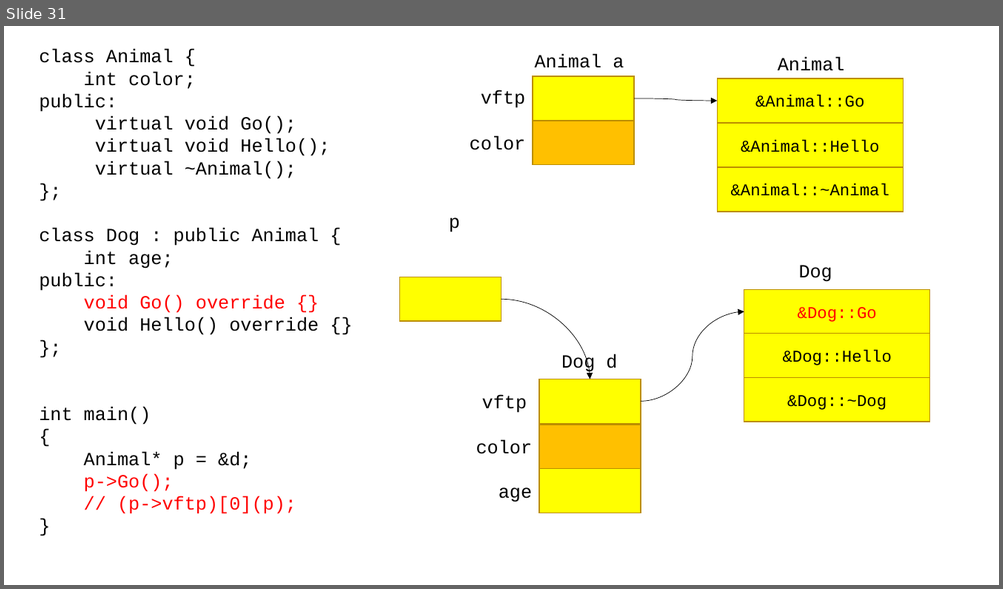
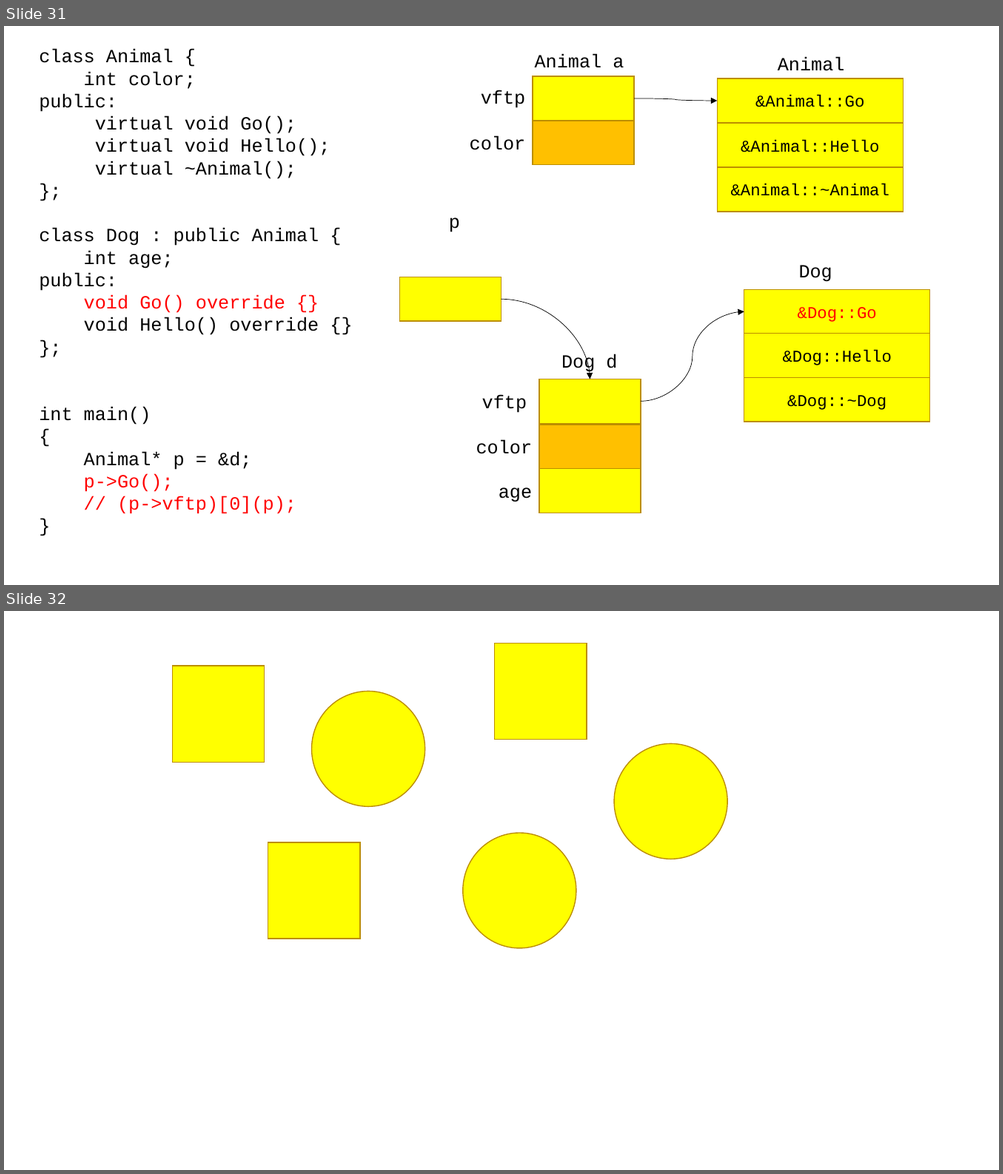
Before and after one commit to Seyoung9304/hyundai_swip, a slide deck: cpp/230223.pptx. Shown one above the other, each under a label of ours: slide 31 before the commit, slides 31 and 32 after it. The pictures are 1003x589 and 1003x1174 pixels, drawn with LibreOffice and Linux fonts; fonts in the diff are those of the drawing. Boxes give left, top, right and bottom in pixels: in the first picture for what was removed or moved away, otherwise in the second. Text is boxed around its words. In the diff, an @@ line names an element or a change of style, - is before the commit and + after.

```diff
--- a/cpp/230223.pptx
+++ b/cpp/230223.pptx
@@ slide 32 added at bbox=[4, 611, 999, 1170], background #FFFFFF @@
@@ rectangle added at bbox=[494, 643, 586, 739], fill #FFFF00, outline #BD8E00 1 pt @@
@@ rectangle added at bbox=[172, 667, 264, 763], fill #FFFF00, outline #BD8E00 1 pt @@
@@ ellipse added at bbox=[311, 692, 425, 807], fill #FFFF00, outline #BD8E00 1 pt @@
@@ ellipse added at bbox=[614, 743, 728, 860], fill #FFFF00, outline #BD8E00 1 pt @@
@@ rectangle added at bbox=[268, 843, 361, 939], fill #FFFF00, outline #BD8E00 1 pt @@
@@ ellipse added at bbox=[463, 833, 576, 949], fill #FFFF00, outline #BD8E00 1 pt @@
```
Also in this commit, not shown: 1 other file.
